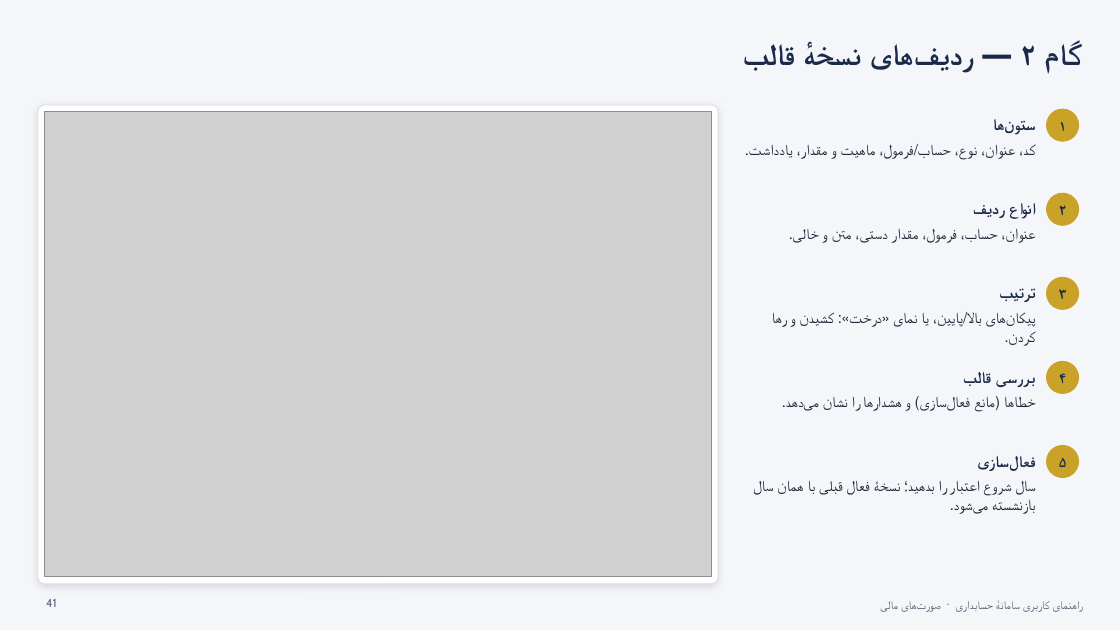
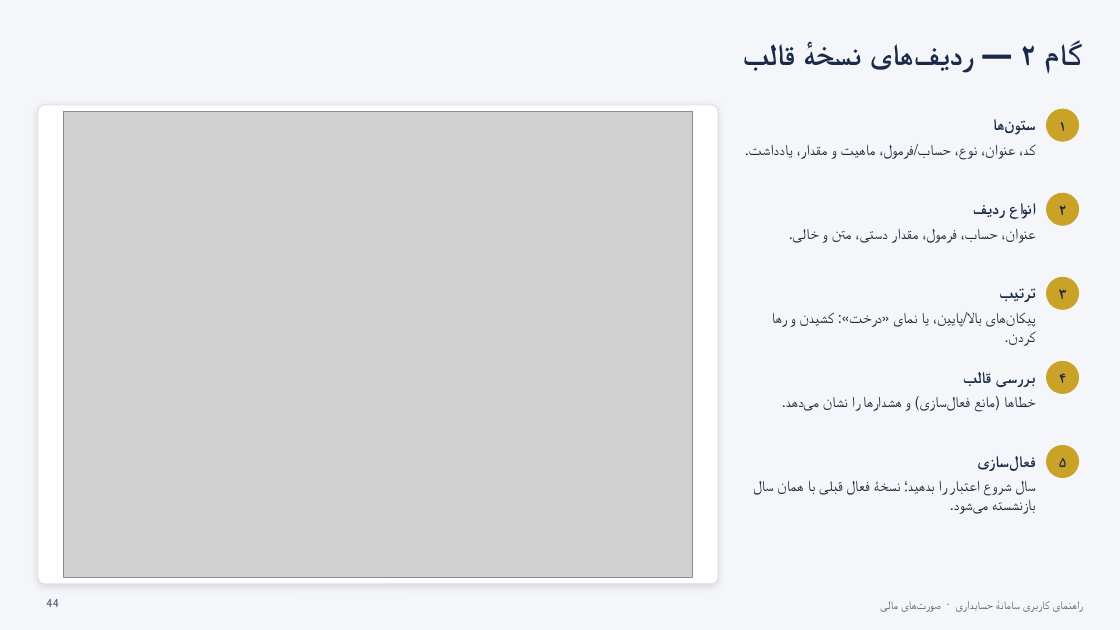
Before and after one commit to mehdijanfeshar/AccountingCoreClaude, a slide deck: slide 44 of docs/AccountCore_UserGuide_Phase1.pptx (slide 41 before the commit). Drawn at 1120x630 pixels with LibreOffice and Linux fonts; fonts in the diff are those of the drawing; grey boxes stand for pictures. Boxes give left, top, right and bottom in pixels: in the first picture for what was removed or moved away, otherwise in the second. Text is boxed around its words. In the diff, an @@ line names an element or a change of style, - is before the commit and + after.

```diff
--- a/docs/AccountCore_UserGuide_Phase1.pptx
+++ b/docs/AccountCore_UserGuide_Phase1.pptx
@@ picture resized from (x1=45, y1=112, x2=712, y2=577) to (x1=64, y1=112, x2=693, y2=577) @@
@@ page number at (x1=46, y1=599, x2=59, y2=607): text changed @@
-41
+44
```
Also in this commit, not shown: 16 other slides changed, 4 slides added.
